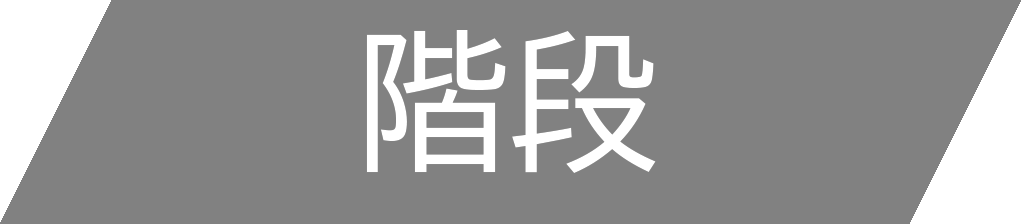
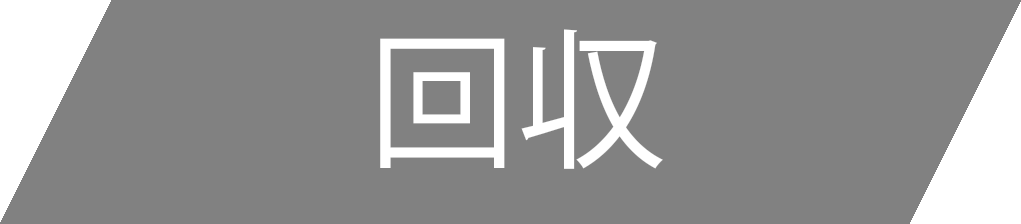
The second w=1021, h=224 image is a revision of the first. Changes to its layers:
added layer "回収" above "階段" over [380, 29, 663, 169]
hid "階段" over [366, 30, 656, 173]